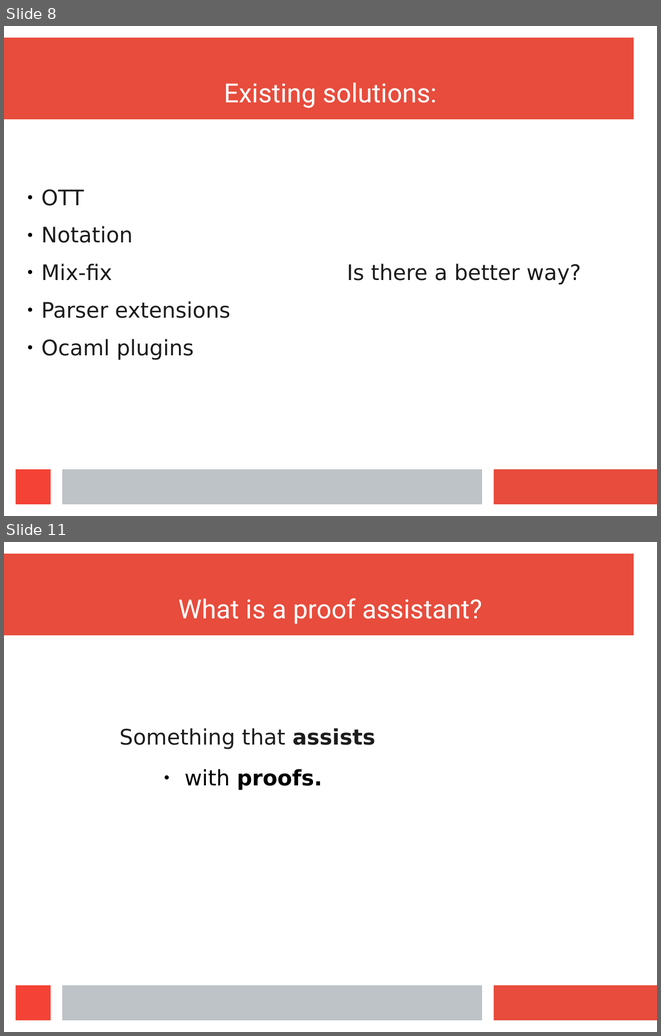
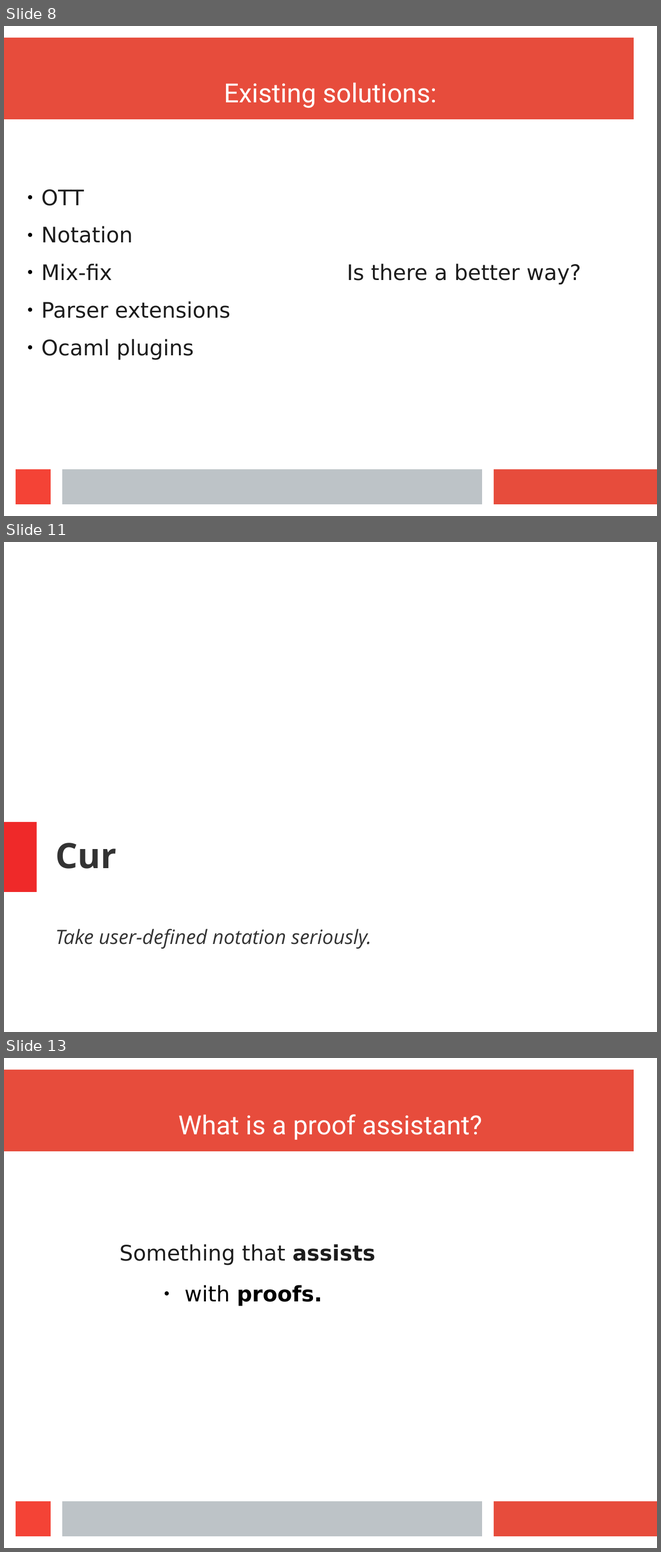
Before and after one commit to wilbowma/cur, a slide deck: hope-2016/slides.odp. Shown one above the other, each under a label of ours: slides 8 and 11 before the commit, slides 8, 11 and 13 after it; the slides between them are not shown. The pictures are 661x1036 and 661x1552 pixels, drawn with LibreOffice and Linux fonts; fonts in the diff are those of the drawing. Boxes give left, top, right and bottom in pixels: in the first picture for what was removed or moved away, otherwise in the second. Text is boxed around its words. In the diff, an @@ line names an element or a change of style, - is before the commit and + after.

```diff
--- a/hope-2016/slides.odp
+++ b/hope-2016/slides.odp
@@ slide 11 added at (x1=4, y1=542, x2=657, y2=1032), background #FFFFFF @@
@@ rectangle added at (x1=4, y1=822, x2=36, y2=892), fill #EF2929 @@
@@ title added at (x1=55, y1=843, x2=116, y2=868), 42.5 pt, text #333333, bold @@
+Cur
@@ text added at (x1=55, y1=928, x2=371, y2=949), 24 pt, text #333333, italic @@
+Take user-defined notation seriously.
@@ what was slide 11 is now slide 13 @@
```
Also in this commit, not shown: 2 slides changed, 1 other slide added, 1 slide removed.
